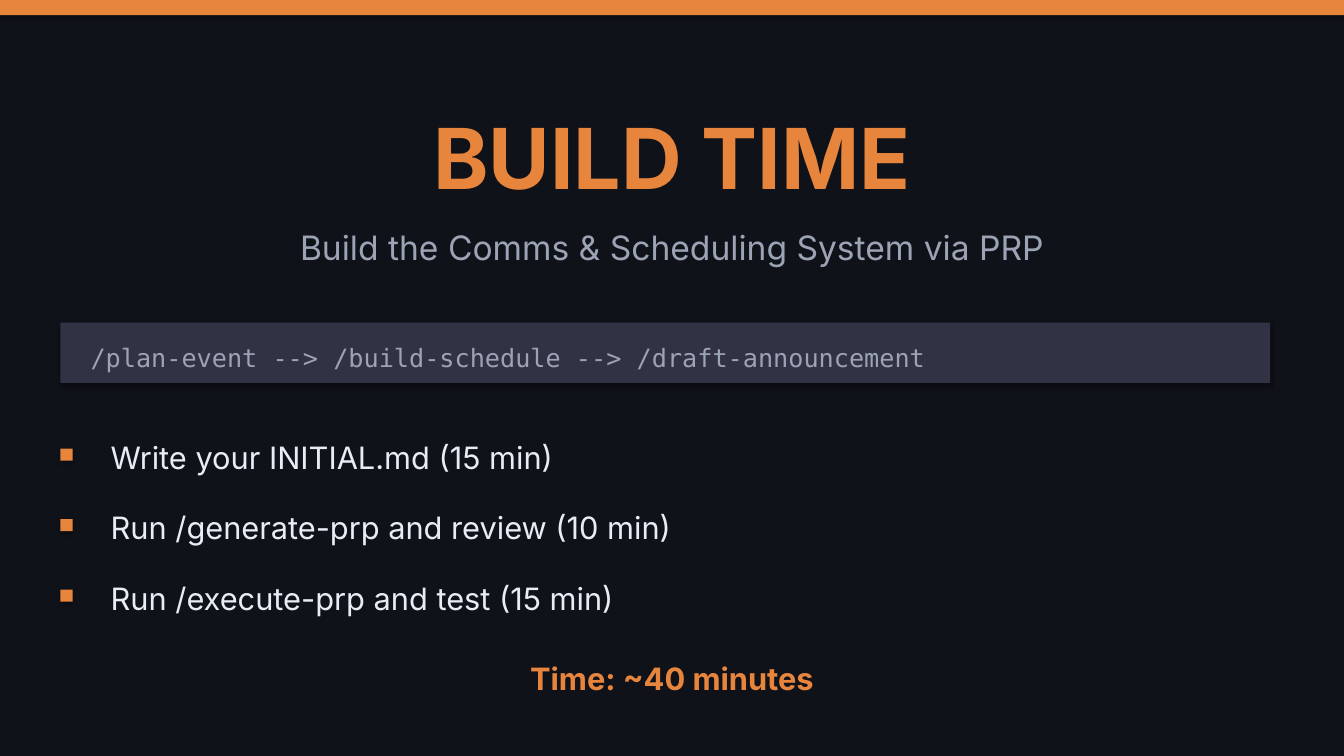
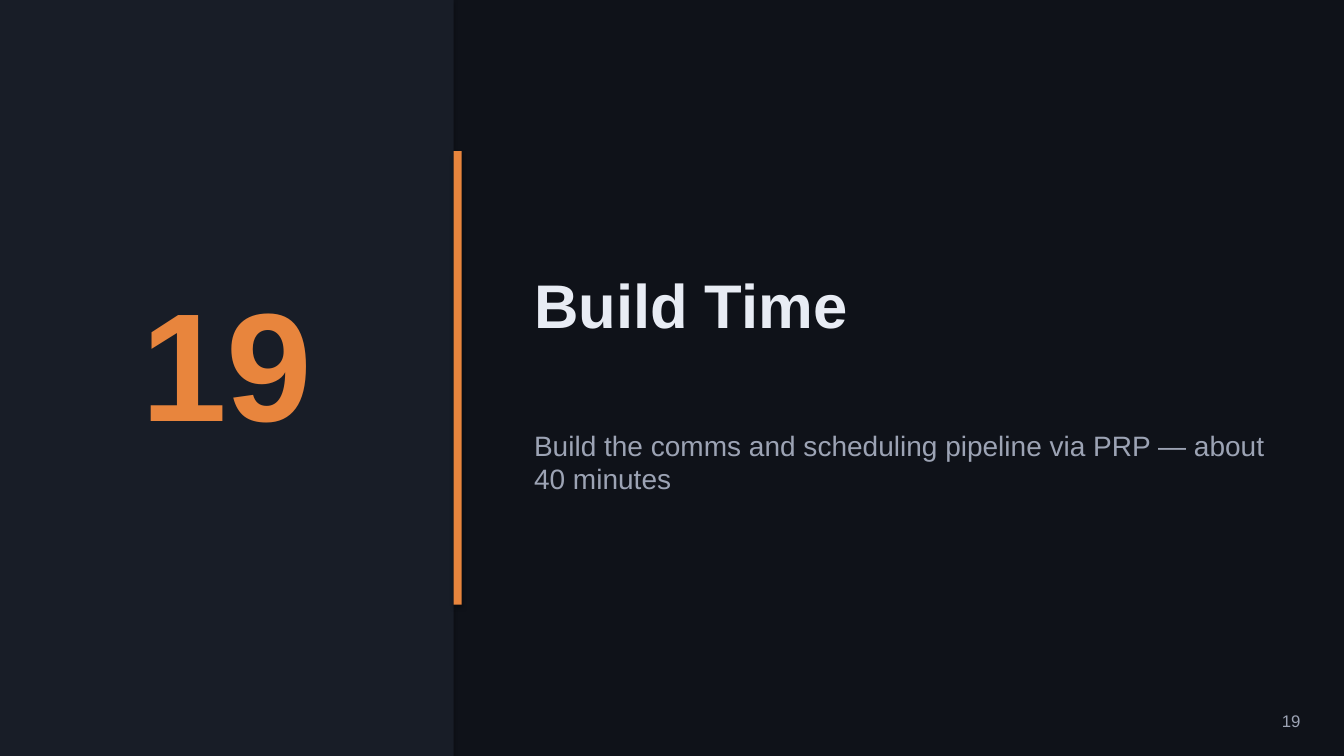
Before and after one commit to nickyeager/tucson-claude-code-meetup, a slide deck: slide 19 of slides/session-2-context-engineering.pptx. Drawn at 1344x756 pixels with LibreOffice and Linux fonts; fonts in the diff are those of the drawing. Boxes give left, top, right and bottom in pixels: in the first picture for what was removed or moved away, otherwise in the second. Text is boxed around its words. In the diff, an @@ line names an element or a change of style, - is before the commit and + after.

```diff
--- a/slides/session-2-context-engineering.pptx
+++ b/slides/session-2-context-engineering.pptx
@@ rectangle removed at [0, 0, 1344, 15] @@
@@ rectangle added at [0, 0, 454, 756], fill #181D27 @@
@@ rectangle added at [454, 151, 462, 605], fill #E8853D @@
@@ text at [534, 283, 848, 329]: text changed; size 60 to 44 pt; font Inter to Arial; text colour #E8853D to #E8ECF4 @@
-BUILD TIME
+Build Time
@@ rectangle removed at [60, 323, 1270, 383] @@
@@ text added at [141, 313, 312, 423], 110 pt, text #E8853D, bold @@
+19
@@ text removed at [91, 348, 925, 372] @@
-/plan-event --> /build-schedule --> /draft-announcement
@@ rectangle removed at [60, 449, 73, 461] @@
@@ text removed at [111, 444, 553, 475] @@
-Write your INITIAL.md (15 min)
@@ text at [534, 435, 1264, 489]: text changed; size 24 to 20 pt; font Inter to Arial @@
-Build the Comms & Scheduling System via PRP
+Build the comms and scheduling pipeline via PRP — about 40 minutes
@@ rectangle removed at [60, 519, 73, 531] @@
@@ text removed at [111, 514, 671, 546] @@
-Run /generate-prp and review (10 min)
@@ rectangle removed at [60, 590, 73, 602] @@
@@ text removed at [111, 585, 614, 616] @@
-Run /execute-prp and test (15 min)
@@ text removed at [530, 666, 814, 691] @@
-Time: ~40 minutes
@@ text added at [1282, 715, 1301, 727], 12 pt, text #9CA3B4 @@
+19
```
Also in this commit, not shown: 17 other slides changed, 4 slides added, 4 slides removed, 4 other files.
